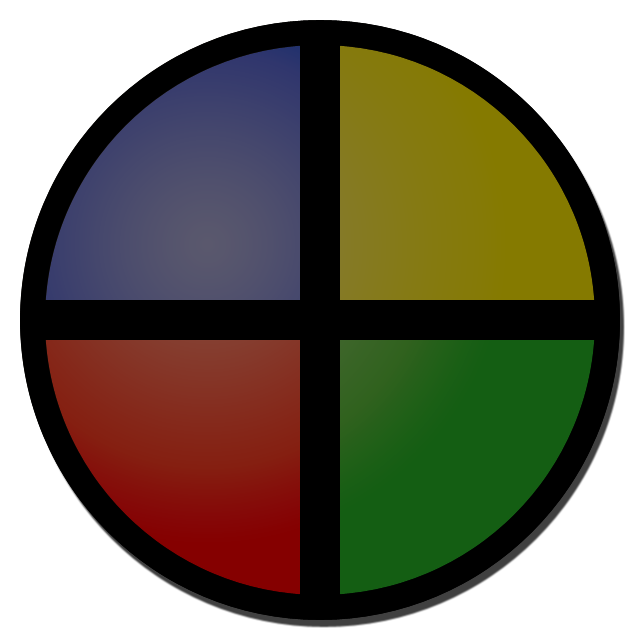
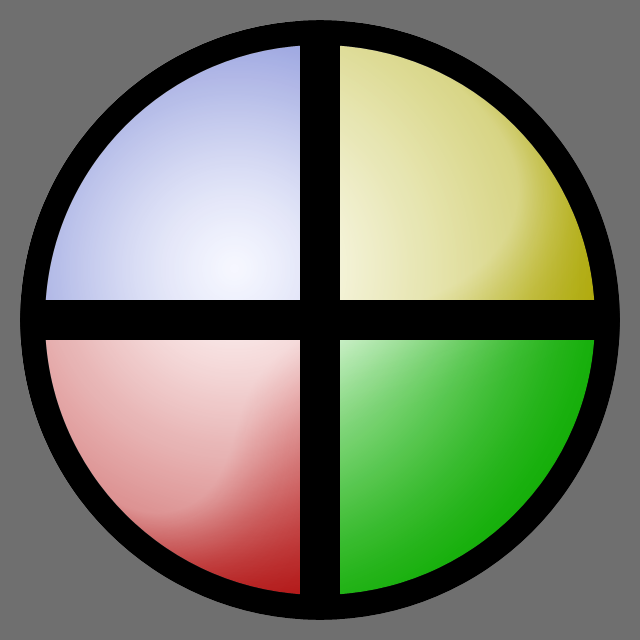
Before/after of a 640px x 640px layered artwork. What changed in the layer stack:
added layer "Shape 1 copy 3" (screen, 41%) in group "Group 1" over bbox(31, 34, 511, 508)
added group "Group 2" (65%) with 4 layers above "Shape 1" over bbox(45, 45, 595, 595)
moved "Shape 3 copy" into group "Group 2" over bbox(45, 340, 300, 595)
moved "Shape 3" into group "Group 2" over bbox(340, 340, 595, 595)
moved "Shape 3 copy 2" into group "Group 2" over bbox(45, 45, 300, 300)
moved "Shape 3 copy 3" into group "Group 2" over bbox(340, 45, 595, 300)
hid "Shape 1" over bbox(20, 20, 620, 620)
added layer "bg" above "Layer 1" over bbox(0, 0, 640, 640)
